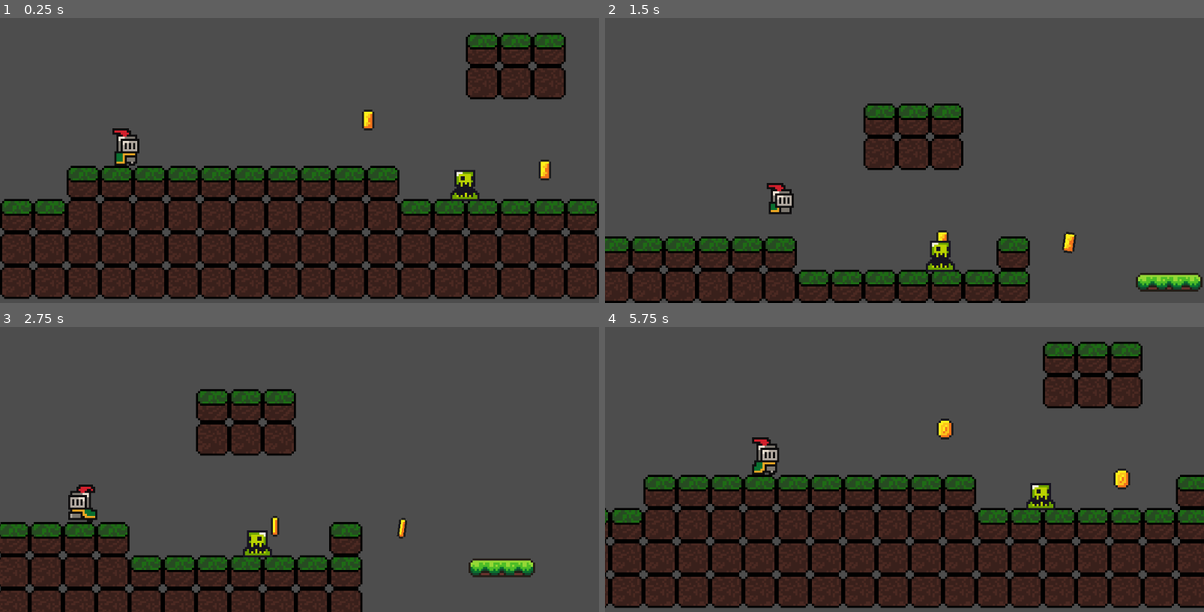
Above: before the commit, frames 1-4 (two rows, left to right).
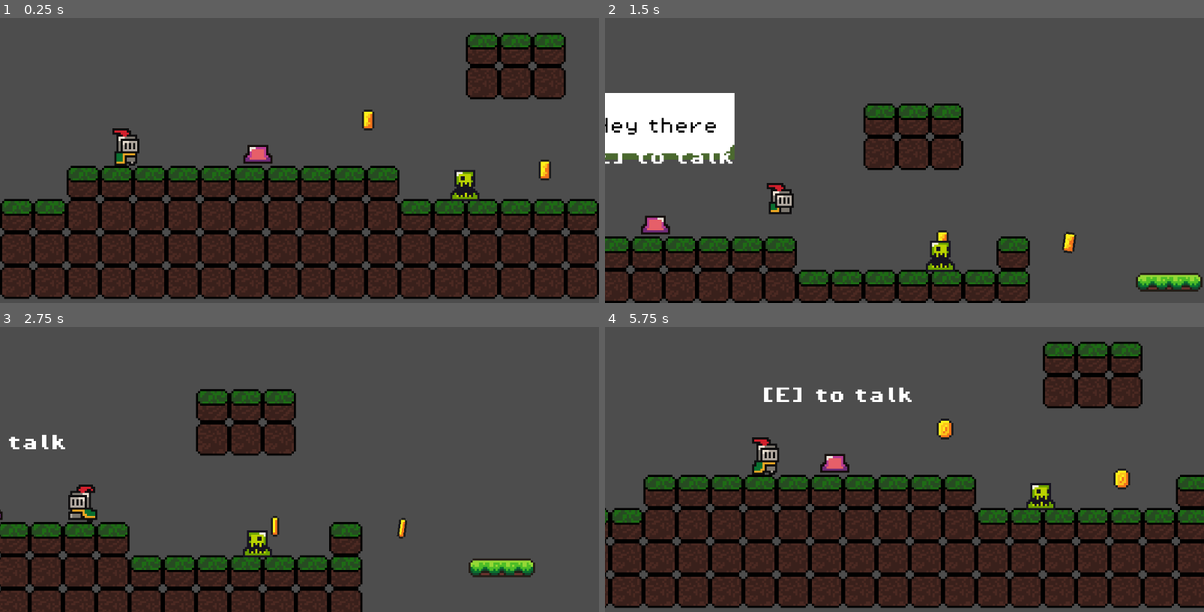
Above: after the commit, the same moments.

Repository: eoBattisti/agnosia
Game: Godot game, scene res://scenes/game.tscn
Same seed, same stepped clock (60 frames per second), same inputs: the game is played once before the commit and once after it.
Inputs:
- Up to frame 1 (0.25 s): no input
- Up to frame 2 (1.5 s): tap Enter (advance_dialog, bound only after the commit) at 0.5 s; hold Enter (advance_dialog, bound only after the commit) 0.53-1.28 s; hold D (move_right) from 0.53 s (still down); tap Space (jump) at 0.77 s; tap E (interact, bound only after the commit) at 0.8, 1.35 s
- Up to frame 3 (2.75 s): tap Space (jump) at 1.52 s; tap Enter (advance_dialog, bound only after the commit) at 1.55 s; release D (move_right) at 2.03 s; hold A (move_left) from 2.03 s (still down); hold E (interact, bound only after the commit) from 2.03 s (still down); tap K (counter_dash) at 2.1 s
- Up to frame 4 (5.75 s): release A (move_left) at 2.78 s; release E (interact, bound only after the commit) at 2.78 s; hold D (move_right) 2.78-4.28 s; tap J (dash) at 2.85 s; tap Space (jump) at 3.02, 3.77, 4.52 s; tap Enter (advance_dialog, bound only after the commit) at 3.05, 4.55 s; hold Enter (advance_dialog, bound only after the commit) 3.53-4.28 s; tap E (interact, bound only after the commit) at 3.8, 4.35, 5.3 s; hold A (move_left) 4.28-5.03 s; hold D (move_right) from 5.03 s (still down); hold Enter (advance_dialog, bound only after the commit) from 5.03 s (still down)

The runs differ from the first frame. In frame 1, 0.3% of the frame differs, in the area x 40-46%, y 44-52%; in frame 2, 5.5%, in the area x 0-22%, y 26-77%; in frame 3, 0.2%; in frame 4, 0.8%.

Commit message:
feat: add interactable objects and dialogs

Diff:
--- a/project.godot
+++ b/project.godot
@@ -15,6 +15,11 @@
 config/features=PackedStringArray("4.2", "GL Compatibility")
 boot_splash/bg_color=Color(0.141176, 0.141176, 0.141176, 1)
 config/icon="res://icon.svg"
+
+[autoload]
+
+InteractionManager="*res://scenes/interection/interaction_manager.tscn"
+DialogManager="*res://scripts/dialog_manager.gd"
 
 [input]
 
@@ -45,6 +50,21 @@
 "events": [Object(InputEventKey,"resource_local_to_scene":false,"resource_name":"","device":-1,"window_id":0,"alt_pressed":false,"shift_pressed":false,"ctrl_pressed":false,"meta_pressed":false,"pressed":false,"keycode":0,"physical_keycode":75,"key_label":0,"unicode":107,"echo":false,"script":null)
 ]
 }
+interact={
+"deadzone": 0.5,
+"events": [Object(InputEventKey,"resource_local_to_scene":false,"resource_name":"","device":-1,"window_id":0,"alt_pressed":false,"shift_pressed":false,"ctrl_pressed":false,"meta_pressed":false,"pressed":false,"keycode":0,"physical_keycode":69,"key_label":0,"unicode":101,"echo":false,"script":null)
+]
+}
+advance_dialog={
+"deadzone": 0.5,
+"events": [Object(InputEventKey,"resource_local_to_scene":false,"resource_name":"","device":-1,"window_id":0,"alt_pressed":false,"shift_pressed":false,"ctrl_pressed":false,"meta_pressed":false,"pressed":false,"keycode":0,"physical_keycode":4194309,"key_label":0,"unicode":0,"echo":false,"script":null)
+]
+}
+
+[layer_names]
+
+2d_physics/layer_1="world"
+2d_physics/layer_2="player"
 
 [rendering]
 
--- /dev/null
+++ b/scenes/fruit.tscn
@@ -0,0 +1,54 @@
+[gd_scene load_steps=10 format=3 uid="uid://d3bs88wl07il6"]
+
+[ext_resource type="Texture2D" uid="uid://cdvbkk4vta0oa" path="res://assets/sprites/fruit.png" id="1_b4y41"]
+[ext_resource type="Script" path="res://scripts/fruit.gd" id="1_d72fp"]
+[ext_resource type="PackedScene" uid="uid://brcseoexl33vc" path="res://scenes/interection/interaction_area.tscn" id="2_1u3fp"]
+
+[sub_resource type="AtlasTexture" id="AtlasTexture_0yjrr"]
+atlas = ExtResource("1_b4y41")
+region = Rect2(0, 16, 16, 16)
+
+[sub_resource type="AtlasTexture" id="AtlasTexture_q703h"]
+atlas = ExtResource("1_b4y41")
+region = Rect2(16, 16, 16, 16)
+
+[sub_resource type="AtlasTexture" id="AtlasTexture_rhtgc"]
+atlas = ExtResource("1_b4y41")
+region = Rect2(32, 16, 16, 16)
+
+[sub_resource type="SpriteFrames" id="SpriteFrames_gexmn"]
+animations = [{
+"frames": [{
+"duration": 1.0,
+"texture": SubResource("AtlasTexture_0yjrr")
+}, {
+"duration": 1.0,
+"texture": SubResource("AtlasTexture_q703h")
+}, {
+"duration": 1.0,
+"texture": SubResource("AtlasTexture_rhtgc")
+}],
+"loop": true,
+"name": &"default",
+"speed": 5.0
+}]
+
+[sub_resource type="CircleShape2D" id="CircleShape2D_xnm3x"]
+
+[sub_resource type="CircleShape2D" id="CircleShape2D_ch6ak"]
+radius = 36.0
+
+[node name="Fruit" type="StaticBody2D"]
+script = ExtResource("1_d72fp")
+
+[node name="AnimatedSprite2D" type="AnimatedSprite2D" parent="."]
+sprite_frames = SubResource("SpriteFrames_gexmn")
+
+[node name="CollisionShape2D" type="CollisionShape2D" parent="."]
+shape = SubResource("CircleShape2D_xnm3x")
+
+[node name="InteractionArea" parent="." instance=ExtResource("2_1u3fp")]
+action_name = "break"
+
+[node name="CollisionShape2D" type="CollisionShape2D" parent="InteractionArea"]
+shape = SubResource("CircleShape2D_ch6ak")
--- a/scenes/game.tscn
+++ b/scenes/game.tscn
@@ -7,6 +7,8 @@
 [ext_resource type="PackedScene" uid="uid://g3gfioasa165" path="res://scenes/coin.tscn" id="4_cu8r3"]
 [ext_resource type="PackedScene" uid="uid://dql5wf4vm6q2x" path="res://scenes/killzone.tscn" id="5_fii0c"]
 [ext_resource type="PackedScene" uid="uid://cd26p8oeb2cbu" path="res://scenes/slime.tscn" id="6_6t3mv"]
+[ext_resource type="PackedScene" uid="uid://cqo1oacb460bo" path="res://scenes/npc.tscn" id="8_yqhpb"]
+[ext_resource type="PackedScene" uid="uid://d3bs88wl07il6" path="res://scenes/fruit.tscn" id="9_vpwwq"]
 
 [sub_resource type="TileSetAtlasSource" id="TileSetAtlasSource_in8ju"]
 texture = ExtResource("1_537dr")
@@ -129,3 +131,9 @@
 
 [node name="Slime" parent="." instance=ExtResource("6_6t3mv")]
 position = Vector2(215, 209)
+
+[node name="Npc" parent="." instance=ExtResource("8_yqhpb")]
+position = Vector2(123, 191)
+
+[node name="Fruit" parent="." instance=ExtResource("9_vpwwq")]
+position = Vector2(-67, 202)
--- /dev/null
+++ b/scenes/interection/interaction_area.tscn
@@ -0,0 +1,11 @@
+[gd_scene load_steps=2 format=3 uid="uid://brcseoexl33vc"]
+
+[ext_resource type="Script" path="res://scripts/interaction_area.gd" id="1_e34yq"]
+
+[node name="InteractionArea" type="Area2D"]
+collision_layer = 0
+collision_mask = 2
+script = ExtResource("1_e34yq")
+
+[connection signal="body_entered" from="." to="." method="_on_body_entered"]
+[connection signal="body_exited" from="." to="." method="_on_body_exited"]
--- /dev/null
+++ b/scenes/interection/interaction_manager.tscn
@@ -0,0 +1,22 @@
+[gd_scene load_steps=3 format=3 uid="uid://bsf5x8tbwb2r7"]
+
+[ext_resource type="FontFile" uid="uid://dsc35l86gpsfu" path="res://assets/fonts/PixelOperator8-Bold.ttf" id="1_lf813"]
+[ext_resource type="Script" path="res://scripts/interaction_manager.gd" id="1_mjwo6"]
+
+[node name="InteractionManager" type="Node2D"]
+script = ExtResource("1_mjwo6")
+
+[node name="Label" type="Label" parent="."]
+z_index = 20
+anchors_preset = 5
+anchor_left = 0.5
+anchor_right = 0.5
+offset_left = -62.5
+offset_right = 62.5
+offset_bottom = 23.0
+grow_horizontal = 2
+theme_override_fonts/font = ExtResource("1_lf813")
+theme_override_font_sizes/font_size = 8
+text = "[E] TO INTERACT"
+horizontal_alignment = 1
+vertical_alignment = 1
--- /dev/null
+++ b/scenes/npc.tscn
@@ -0,0 +1,57 @@
+[gd_scene load_steps=10 format=3 uid="uid://cqo1oacb460bo"]
+
+[ext_resource type="Script" path="res://scripts/npc.gd" id="1_55xvh"]
+[ext_resource type="Texture2D" uid="uid://dnnfm705mlnq5" path="res://assets/sprites/slime_purple.png" id="1_j01mp"]
+[ext_resource type="PackedScene" uid="uid://brcseoexl33vc" path="res://scenes/interection/interaction_area.tscn" id="2_sm0qa"]
+
+[sub_resource type="AtlasTexture" id="AtlasTexture_qkimg"]
+atlas = ExtResource("1_j01mp")
+region = Rect2(0, 0, 24, 24)
+
+[sub_resource type="AtlasTexture" id="AtlasTexture_qrknq"]
+atlas = ExtResource("1_j01mp")
+region = Rect2(24, 0, 24, 24)
+
+[sub_resource type="AtlasTexture" id="AtlasTexture_t8xv0"]
+atlas = ExtResource("1_j01mp")
+region = Rect2(48, 0, 24, 24)
+
+[sub_resource type="AtlasTexture" id="AtlasTexture_e26ni"]
+atlas = ExtResource("1_j01mp")
+region = Rect2(72, 0, 24, 24)
+
+[sub_resource type="SpriteFrames" id="SpriteFrames_opjyy"]
+animations = [{
+"frames": [{
+"duration": 1.0,
+"texture": SubResource("AtlasTexture_qkimg")
+}, {
+"duration": 1.0,
+"texture": SubResource("AtlasTexture_qrknq")
+}, {
+"duration": 1.0,
+"texture": SubResource("AtlasTexture_t8xv0")
+}, {
+"duration": 1.0,
+"texture": SubResource("AtlasTexture_e26ni")
+}],
+"loop": true,
+"name": &"default",
+"speed": 10.0
+}]
+
+[sub_resource type="CircleShape2D" id="CircleShape2D_e1nkk"]
+radius = 38.0132
+
+[node name="Npc" type="Node2D"]
+script = ExtResource("1_55xvh")
+
+[node name="AnimatedSprite2D" type="AnimatedSprite2D" parent="."]
+sprite_frames = SubResource("SpriteFrames_opjyy")
+frame_progress = 0.0299077
+
+[node name="InteractionArea" parent="." instance=ExtResource("2_sm0qa")]
+action_name = "talk"
+
+[node name="CollisionShape2D" type="CollisionShape2D" parent="InteractionArea"]
+shape = SubResource("CircleShape2D_e1nkk")
--- a/scenes/player.tscn
+++ b/scenes/player.tscn
@@ -183,25 +183,24 @@
 [sub_resource type="CircleShape2D" id="CircleShape2D_tkk4m"]
 radius = 5.0
 
-[node name="Player" type="CharacterBody2D"]
+[node name="Player" type="CharacterBody2D" groups=["player"]]
 z_index = 5
 collision_layer = 2
 script = ExtResource("1_gkaw5")
 
-[node name="AnimatedSprite2D" type="AnimatedSprite2D" parent="."]
+[node name="AnimatedSprite2D" type="AnimatedSprite2D" parent="." groups=["player"]]
 position = Vector2(0, -12)
 sprite_frames = SubResource("SpriteFrames_7sspm")
-animation = &"hurt"
+animation = &"idle"
 autoplay = "idle"
-frame_progress = 0.592997
-
-[node name="CollisionShape2D" type="CollisionShape2D" parent="."]
+
+[node name="CollisionShape2D" type="CollisionShape2D" parent="." groups=["player"]]
 position = Vector2(0, -5)
 shape = SubResource("CircleShape2D_tkk4m")
 
-[node name="DashTimer" type="Timer" parent="."]
-
-[node name="JumpTimer" type="Timer" parent="."]
+[node name="DashTimer" type="Timer" parent="." groups=["player"]]
+
+[node name="JumpTimer" type="Timer" parent="." groups=["player"]]
 wait_time = 0.5
 
 [connection signal="timeout" from="DashTimer" to="." method="_on_dash_timer_timeout"]
--- /dev/null
+++ b/scenes/text_box/text_box.tscn
@@ -0,0 +1,38 @@
+[gd_scene load_steps=4 format=3 uid="uid://cytpdid4ourvc"]
+
+[ext_resource type="Texture2D" uid="uid://bcb1f0uw4te6j" path="res://assets/sprites/speech_bubble.png" id="1_56ywi"]
+[ext_resource type="Script" path="res://scripts/text_box.gd" id="1_ax661"]
+[ext_resource type="FontFile" uid="uid://cub7kl652afbr" path="res://assets/fonts/PixelOperator8.ttf" id="3_cvnwh"]
+
+[node name="TextBox" type="MarginContainer"]
+offset_right = 32.0
+offset_bottom = 32.0
+script = ExtResource("1_ax661")
+
+[node name="NinePatchRect" type="NinePatchRect" parent="."]
+layout_mode = 2
+texture = ExtResource("1_56ywi")
+region_rect = Rect2(0, 0, 48, 48)
+patch_margin_left = 16
+patch_margin_top = 16
+patch_margin_right = 16
+patch_margin_bottom = 16
+
+[node name="MarginContainer" type="MarginContainer" parent="."]
+layout_mode = 2
+theme_override_constants/margin_left = 8
+theme_override_constants/margin_top = 8
+theme_override_constants/margin_right = 8
+theme_override_constants/margin_bottom = 8
+
+[node name="Label" type="Label" parent="MarginContainer"]
+layout_mode = 2
+theme_override_colors/font_color = Color(0, 0, 0, 1)
+theme_override_fonts/font = ExtResource("3_cvnwh")
+theme_override_font_sizes/font_size = 8
+vertical_alignment = 1
+
+[node name="LetterDisplayTimer" type="Timer" parent="."]
+one_shot = true
+
+[connection signal="timeout" from="LetterDisplayTimer" to="." method="_on_letter_display_timer_timeout"]
--- /dev/null
+++ b/scripts/dialog_manager.gd
@@ -0,0 +1,57 @@
+extends Node
+
+@onready var text_box_scene = preload("res://scenes/text_box/text_box.tscn")
+
+var dialog_lines: Array[String] = []
+var current_line_index = 0
+
+var text_box
+var text_box_position: Vector2
+
+var is_dialog_active: bool = false
+var can_advance_line: bool = false
+
+signal dialog_finished()
+
+func start_dialog(position: Vector2, lines: Array[String]):
+
+	if is_dialog_active:
+		return
+
+	dialog_lines = lines
+	text_box_position = position
+
+	_show_text_box()
+
+	is_dialog_active = true
+
+
+func _show_text_box():
+	text_box = text_box_scene.instantiate()
+	text_box.finished_displaying.connect(_on_text_box_finished_displaying)
+	get_tree().root.add_child(text_box)
+	text_box.global_position = text_box_position
+	text_box.display_text(dialog_lines[current_line_index])
+	can_advance_line = false
+
+
+func _on_text_box_finished_displaying():
+	can_advance_line = true
+
+func _unhandled_input(event):
+	if (
+		event.is_action_pressed("advance_dialog") &&
+		is_dialog_active &&
+		can_advance_line
+	):
+		text_box.queue_free()
+
+		current_line_index += 1
+
+		if current_line_index >= dialog_lines.size():
+			is_dialog_active = false
+			current_line_index = 0
+			dialog_finished.emit()
+			return
+
+		_show_text_box()
--- /dev/null
+++ b/scripts/fruit.gd
@@ -0,0 +1,14 @@
+extends StaticBody2D
+
+@onready var interaction_area = $InteractionArea
+@onready var sprite = $AnimatedSprite2D
+
+
+# Called when the node enters the scene tree for the first time.
+func _ready():
+	interaction_area.interact = Callable(self, "_toggle")
+
+
+# Called every frame. 'delta' is the elapsed time since the previous frame.
+func _toggle():
+	sprite.frame += 1
--- /dev/null
+++ b/scripts/interaction_area.gd
@@ -0,0 +1,15 @@
+extends Area2D
+class_name InteractionArea
+
+@export var action_name: String = "interact"
+
+var interact: Callable = func():
+	pass
+
+
+func _on_body_entered(body):
+	InteractionManager.register_area(self)
+
+
+func _on_body_exited(body):
+	InteractionManager.unregister_area(self)
--- /dev/null
+++ b/scripts/interaction_manager.gd
@@ -0,0 +1,48 @@
+extends Node2D
+
+@onready var player = get_tree().get_first_node_in_group("player")
+@onready var label = $Label
+
+const base_text = "[E] to "
+
+var active_areas: Array[InteractionArea] = []
+var can_interact: bool = true
+
+
+func register_area(area: InteractionArea):
+	active_areas.push_back(area)
+
+
+func unregister_area(area: InteractionArea):
+	var index = active_areas.find(area)
+	if index != -1:
+		label.text = base_text + active_areas[0].action_name
+		label.global_position = active_areas[0].global_position
+		label.global_position.y -= 36
+		label.global_position.x -= label.size.x / 2
+		active_areas.remove_at(index)
+		label.show()
+	else:
+		label.hide()
+
+
+func _process(delta):
+	if active_areas.size() > 0 && can_interact:
+		active_areas.sort_custom(_sort_by_distance_to_player)
+
+
+func _sort_by_distance_to_player(a: InteractionArea, b: InteractionArea):
+	var a_to_player = player.global_position.distance_to(a.global_position)
+	var b_to_player = player.global_position.distance_to(b.global_position)
+	return a_to_player < b_to_player
+
+
+func _input(event):
+	if event.is_action_pressed("interact") and can_interact:
+		if active_areas.size() > 0:
+			can_interact = false
+			label.hide()
+
+			await active_areas[0].interact.call()
+
+			can_interact = true
--- /dev/null
+++ b/scripts/npc.gd
@@ -0,0 +1,17 @@
+extends Node2D
+
+@onready var interaction_area = $InteractionArea
+@onready var animated_sprite = $AnimatedSprite2D
+
+const lines: Array[String] = [
+	"Hey there",
+]
+
+func _ready():
+	interaction_area.interact = Callable(self, "_on_interact")
+
+
+func _on_interact():
+	DialogManager.start_dialog(global_position, lines)
+	animated_sprite.flip_h = true if interaction_area.get_overlapping_bodies()[0].global_position.x < global_position.x else false
+	await DialogManager.dialog_finished
--- /dev/null
+++ b/scripts/text_box.gd
@@ -0,0 +1,57 @@
+extends MarginContainer
+
+@onready var label = $MarginContainer/Label
+@onready var timer = $LetterDisplayTimer
+
+const MAX_WIDTH = 256
+
+var text = ""
+var letter_index = 0
+
+var letter_time = 0.03
+var space_time = 0.06
+var punctuation_time = 0.2
+
+signal  finished_displaying()
+
+func display_text(text_to_display: String):
+	text = text_to_display
+	label.text = text_to_display
+
+	await resized
+
+	custom_minimum_size.x = min(size.x, MAX_WIDTH)
+
+	if size.x > MAX_WIDTH:
+		label.autowrap_mode = TextServer.AUTOWRAP_WORD
+		await  resized
+		await resized
+		custom_minimum_size.y = size.y
+
+	global_position.x -= size.x / 2
+	global_position.y -= size.y + 24
+
+	label.text = ""
+
+	_display_letter()
+
+func _display_letter():
+	label.text += text[letter_index]
+
+	letter_index += 1
+
+	if letter_index >=  text.length():
+		finished_displaying.emit()
+		return
+
+	match text[letter_index]:
+		"!", ".", ",", "?":
+			timer.start(punctuation_time)
+		" ":
+			timer.start(space_time)
+		_:
+			timer.start(letter_time)
+
+
+func _on_letter_display_timer_timeout():
+	_display_letter()
Binary file added: assets/sprites/speech_bubble.png
Not shown, added: assets/sprites/speech_bubble.png.import
Not shown: 1 places in scenes/game.tscn that only renumber resources
